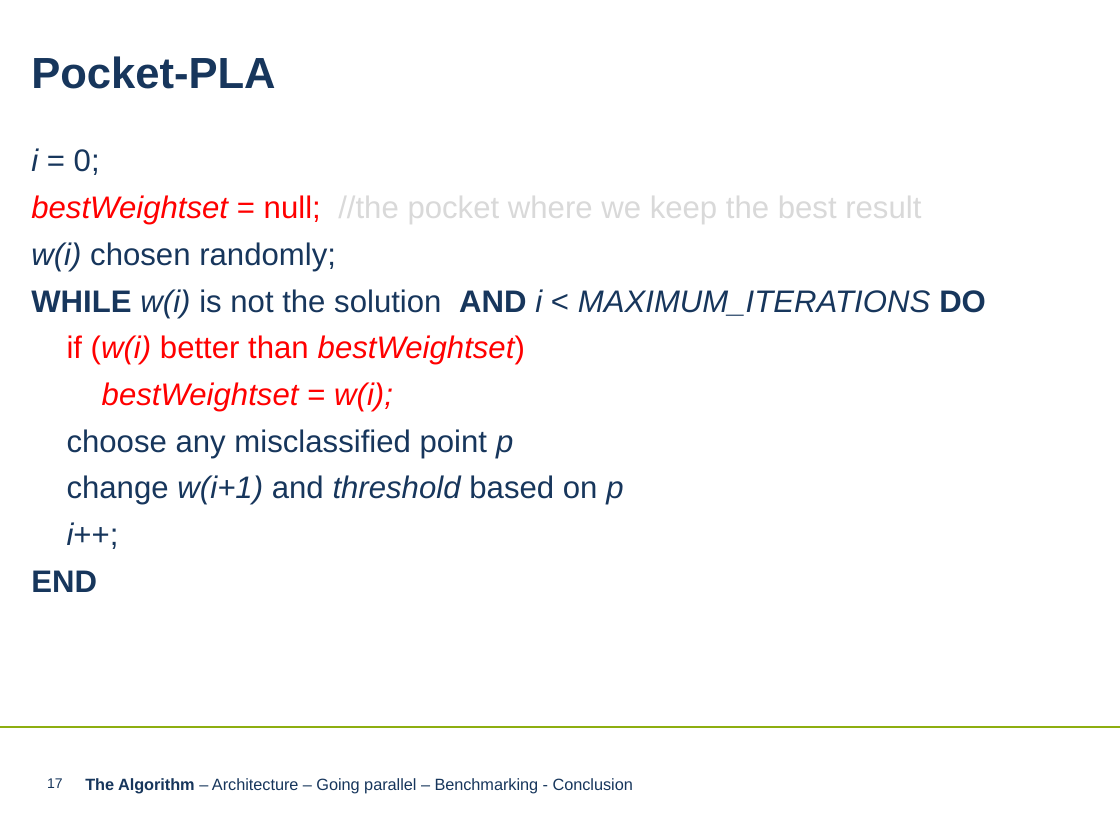
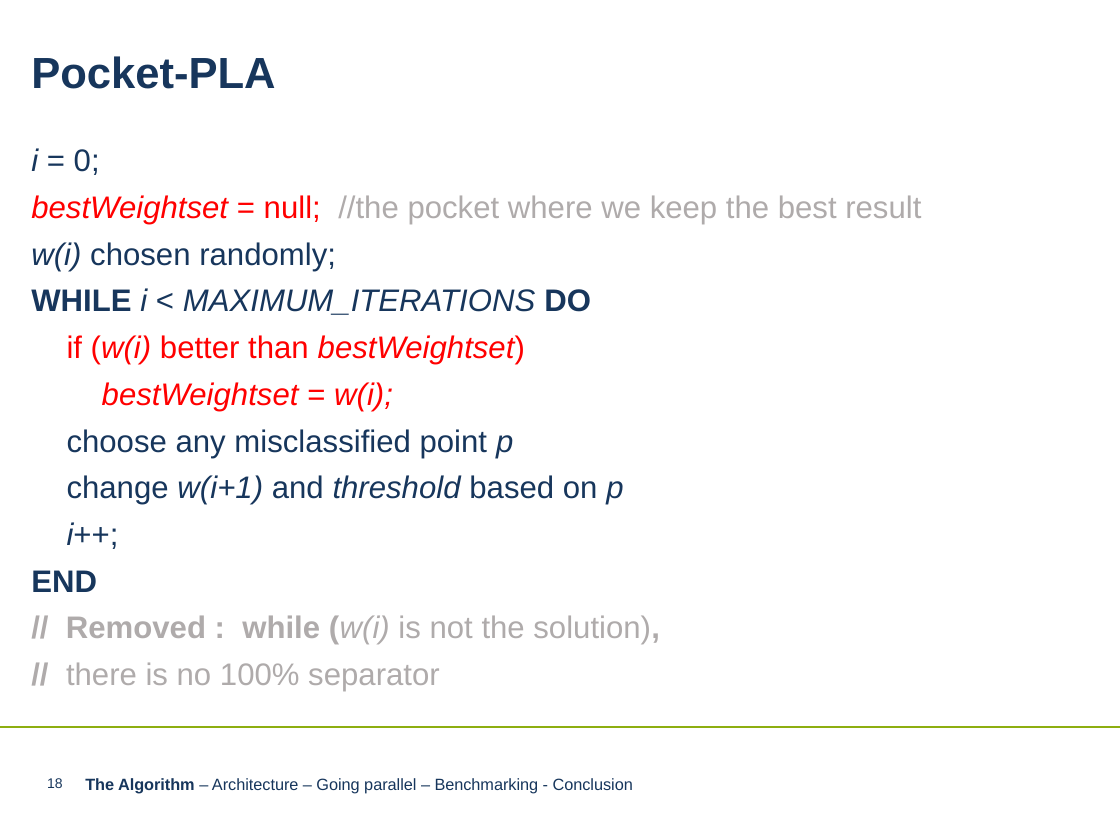
Before and after one commit to LnFlg/Perceptron, a slide deck: slide 18 of Perceptron Algorithm neueres PPT-Format.pptx (slide 17 before the commit). Drawn at 1120x840 pixels with LibreOffice and Linux fonts; fonts in the diff are those of the drawing; background and template pictures are left out. Boxes give left, top, right and bottom in pixels: in the first picture for what was removed or moved away, otherwise in the second. Text is boxed around its words. In the diff, an @@ line names an element or a change of style, - is before the commit and + after.

Commit message:
ppt

```diff
--- a/Perceptron Algorithm neueres PPT-Format.pptx
+++ b/Perceptron Algorithm neueres PPT-Format.pptx
@@ text at (31,195,921,224): text colour #D9D9D9 to #AFABAB in "//the pocket where we keep the best ..." @@
@@ text at (31,288,591,315): text changed; italic on @@
-WHILE w(i) is not the solution AND i < MAXIMUM_ITERATIONS DO
+WHILE i < MAXIMUM_ITERATIONS DO
@@ text at (66,615,660,691): paragraphs added @@
+// Removed : while (w(i) is not the solution),
+// there is no 100% separator
@@ page number at (47,778,63,788): text changed @@
-17
+18
```
Also in this commit, not shown: 26 other slides changed, 4 slides added.
